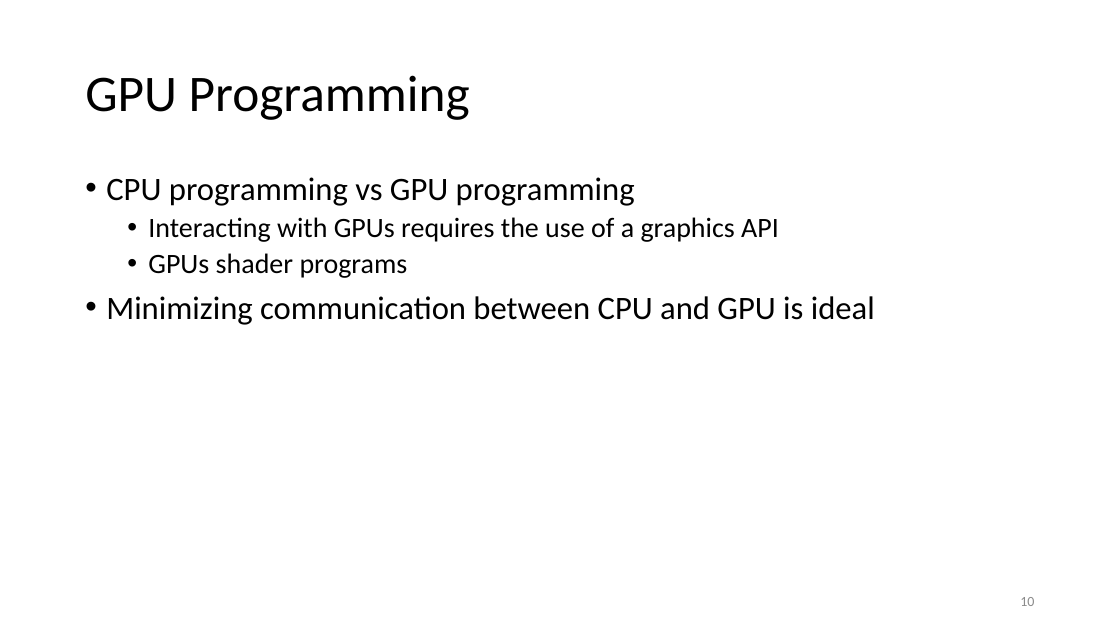
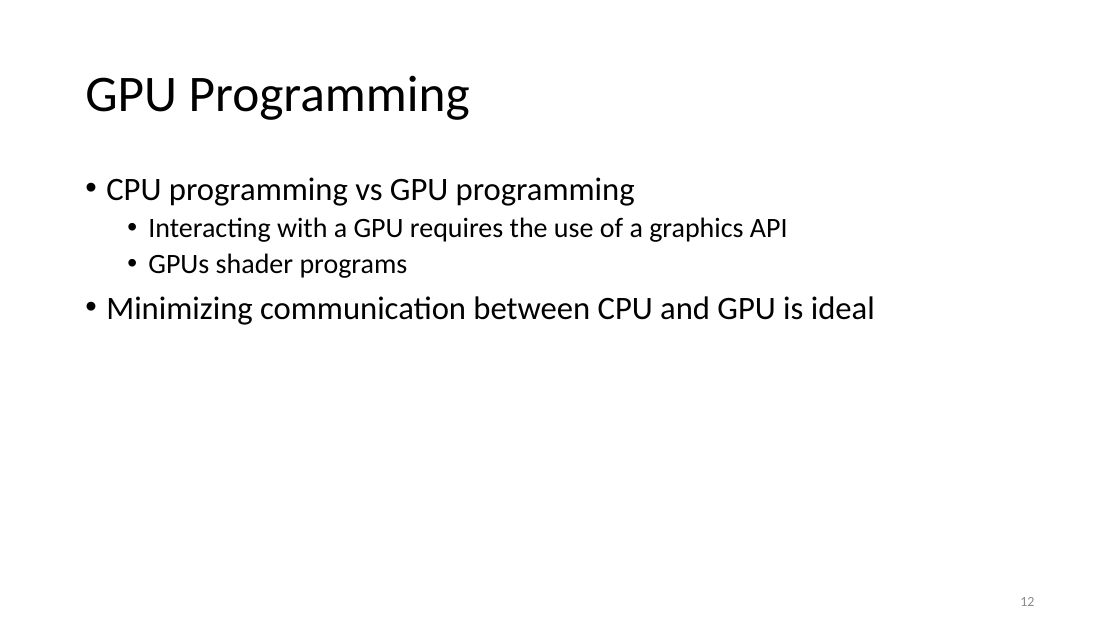
Before and after one commit to ShepherdJerred-homework/seminar-presentation, a slide deck: slide 12 of presentation.pptx (slide 10 before the commit). Drawn at 1120x630 pixels with LibreOffice and Linux fonts; fonts in the diff are those of the drawing. Boxes give left, top, right and bottom in pixels: in the first picture for what was removed or moved away, otherwise in the second. Text is boxed around its words. In the diff, an @@ line names an element or a change of style, - is before the commit and + after.

```diff
--- a/presentation.pptx
+++ b/presentation.pptx
@@ text at (148, 217, 788, 242): text changed @@
-  • Interacting with GPUs requires the use of a graphics API
+  • Interacting with a GPU requires the use of a graphics API
@@ page number at (1020, 597, 1034, 606): text changed @@
-10
+12
```
Also in this commit, not shown: 8 other slides changed, 3 slides added, 1 slide removed, 1 other file.
